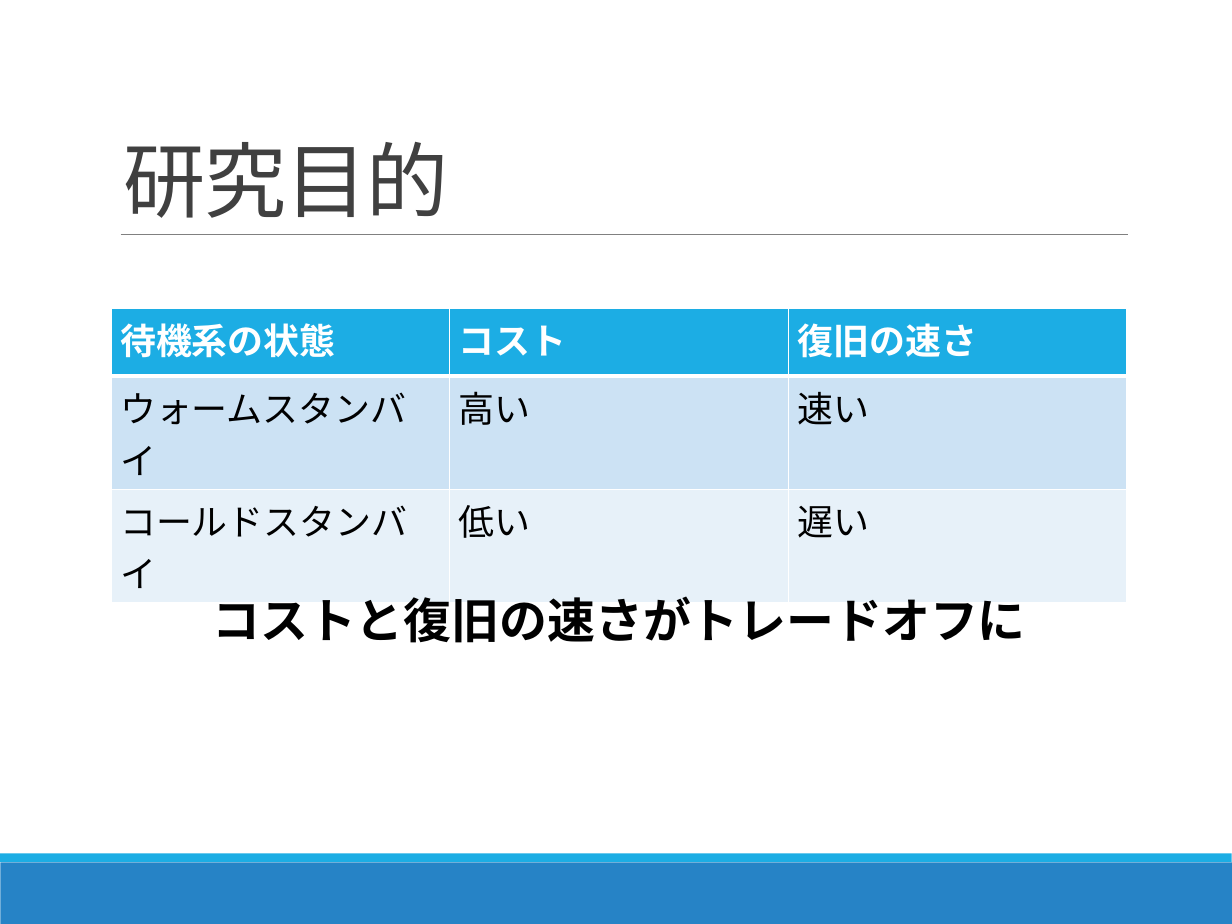
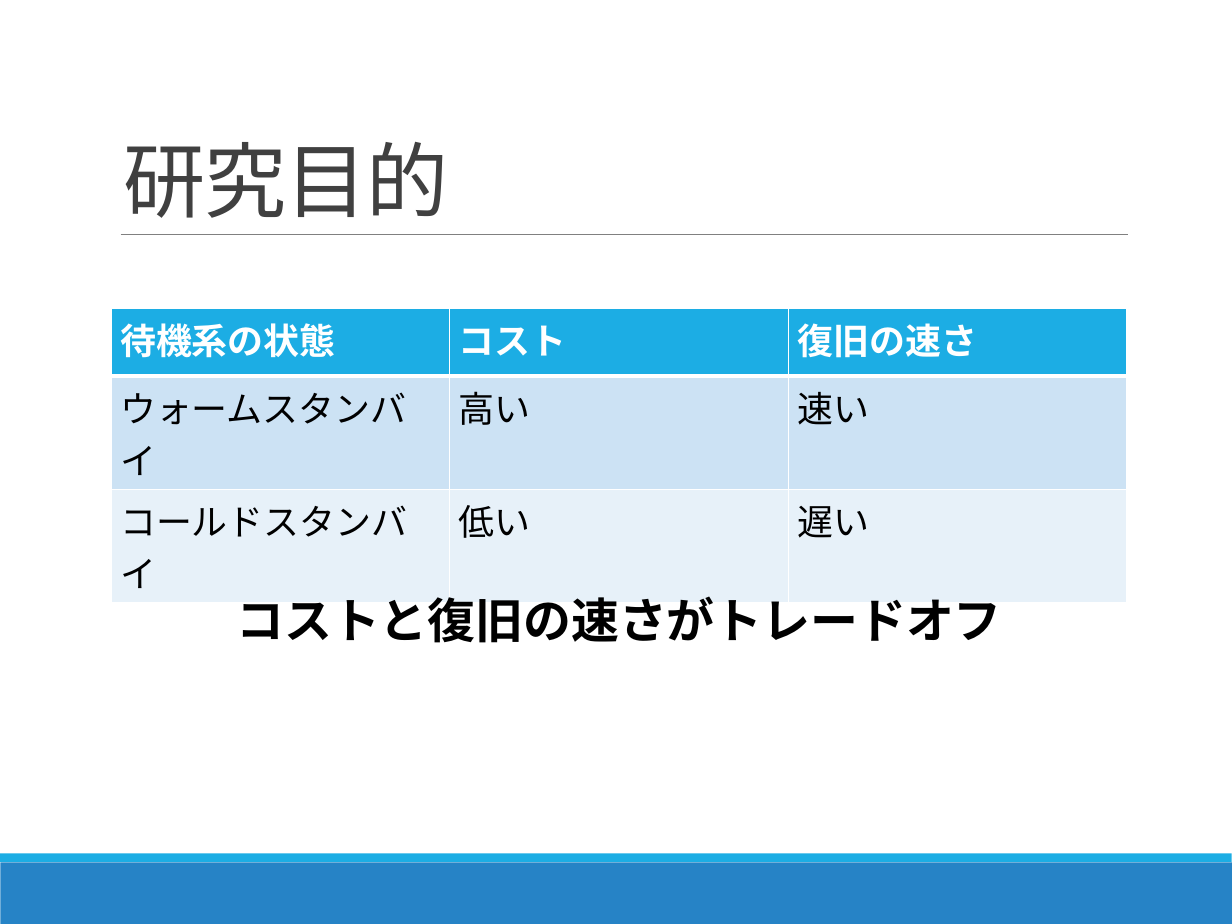
Before and after one commit to Kota0823/Document, a slide deck: slide 9 of 輪講2019-1_鈴木洸太.pptx. Drawn at 1232x924 pixels with LibreOffice and Linux fonts; fonts in the diff are those of the drawing. Boxes give left, top, right and bottom in pixels: in the first picture for what was removed or moved away, otherwise in the second. Text is boxed around its words. In the diff, an @@ line names an element or a change of style, - is before the commit and + after.

```diff
--- a/輪講2019-1_鈴木洸太.pptx
+++ b/輪講2019-1_鈴木洸太.pptx
@@ text at bbox=[236, 596, 1002, 643]: text changed @@
-コストと復旧の速さがトレードオフに
+コストと復旧の速さがトレードオフ
```
Also in this commit, not shown: 5 other slides changed, 11 slides added, 1 other file.
